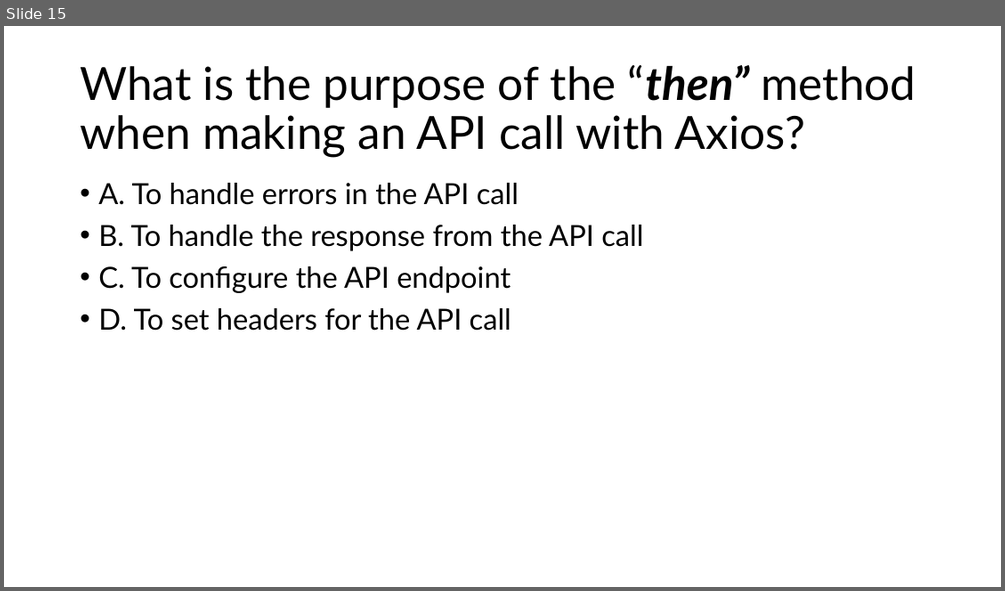
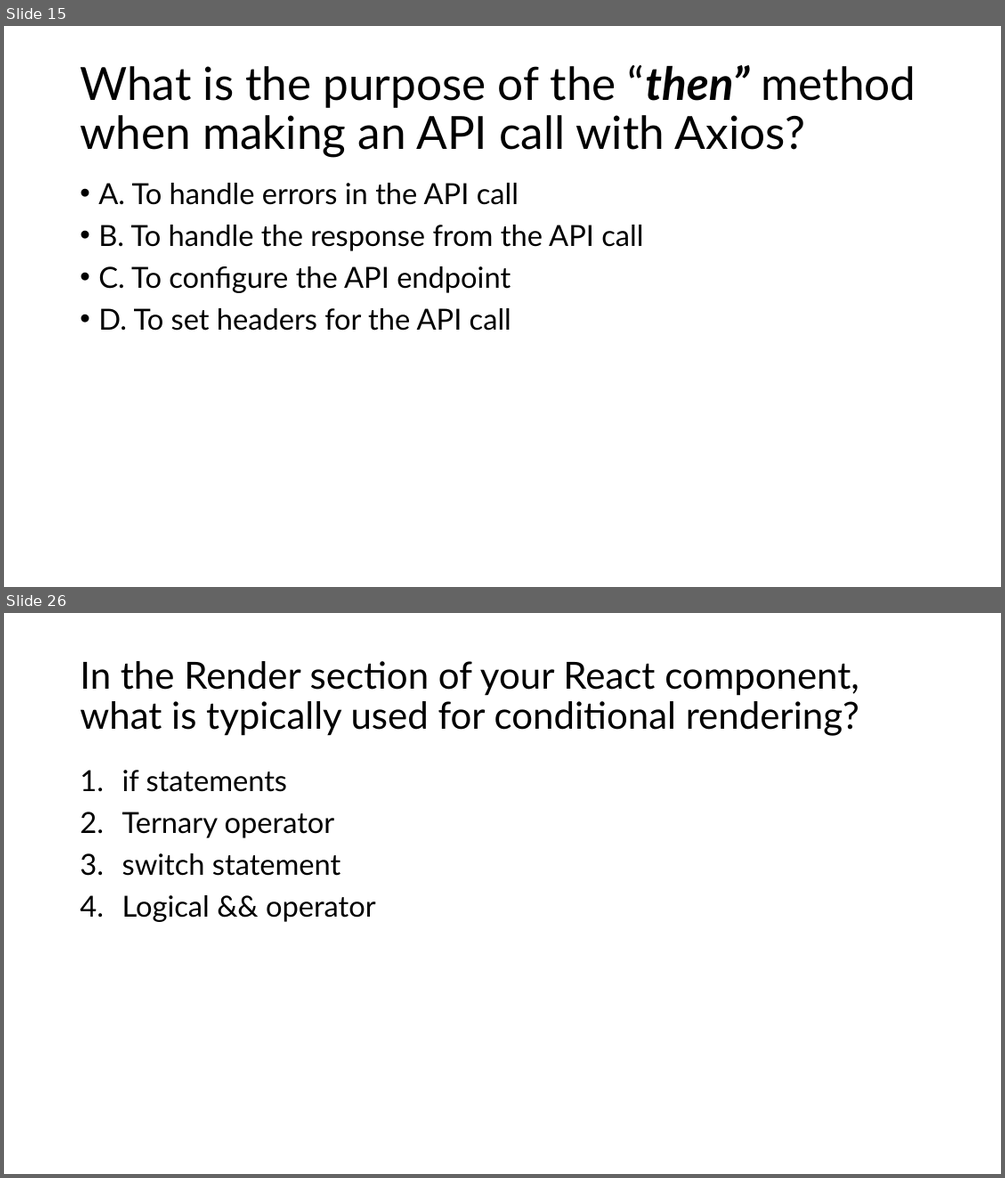
Before and after one commit to aniljos/FS-May-2024, a slide deck: Presentation/MCQ's.pptx. Shown one above the other, each under a label of ours: slide 15 before the commit, slides 15 and 26 after it; the slides between them are not shown. The pictures are 1005x591 and 1005x1178 pixels, drawn with LibreOffice and Linux fonts; fonts in the diff are those of the drawing. Boxes give left, top, right and bottom in pixels: in the first picture for what was removed or moved away, otherwise in the second. Text is boxed around its words. In the diff, an @@ line names an element or a change of style, - is before the commit and + after.

```diff
--- a/Presentation/MCQ's.pptx
+++ b/Presentation/MCQ's.pptx
@@ slide 26 added at [4, 613, 1001, 1174], background #FFFFFF @@
@@ title added at [80, 661, 859, 736], 36 pt, text #000000 @@
+In the Render section of your React component, what is typically used for conditional rendering?
@@ text added at [122, 770, 376, 922], 28 pt, text #000000 @@
+1. if statements
+2. Ternary operator
+3. switch statement
+4. Logical && operator
```
Also in this commit, not shown: 14 other slides added, 10 other files.
